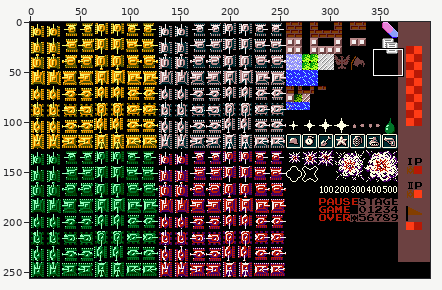
Edited in one commit: sprite sheet (battlecity_selected.png). The first picture is a wide view before the edit; the outline marks the close-up.
Close-up. The starting point:
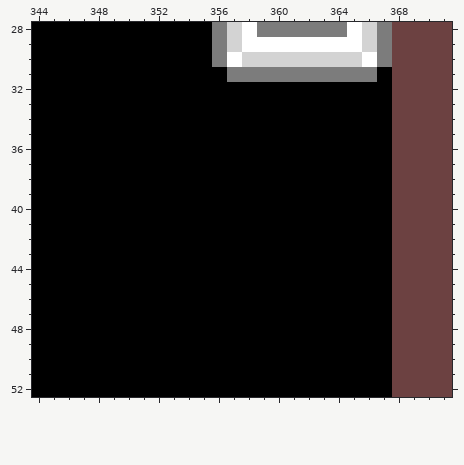
The file is 400x256 pixels. Colours within 5 levels of each other are drawn and written as one. Shown: x 344..371, y 28..52.
Once edited:
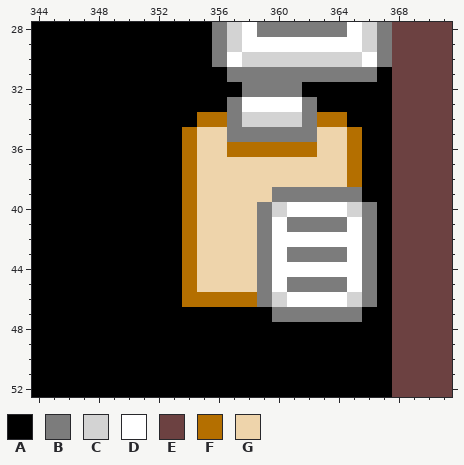
Palette (. is transparent): A #000000  B #7c7c7c  C #d3d3d3  D #ffffff  E #6c4141  F #b46f00  G #eed4ab
The author wrote: New paste button modified: battlecity.png modified: battlecity_selected.png modified: control.gd modified: control.tscn
Difference:
Changed rows in their new state; - is an unchanged pixel.
first column x 354:
32 ----BBBB-----
33 ---BDDDDB----
34 -FFBCCCCBFF--
35 FGGBBBBBBGGF-
36 FGGFFFFFFGGF-
37 FGGGGGGGGGGF-
38 FGGGGGGGGGGF-
39 FGGGGGBBBBBB-
40 FGGGGBCDDDDCB
41 FGGGGBDBBBBDB
42 FGGGGBDDDDDDB
43 FGGGGBDBBBBDB
44 FGGGGBDDDDDDB
45 FGGGGBDBBBBDB
46 FFFFFBCDDDDCB
47 ------BBBBBB-
Changed places in both close-ups, as pixel boxes (x1, y1, x2, y2):
changed: (182, 82, 377, 322)
